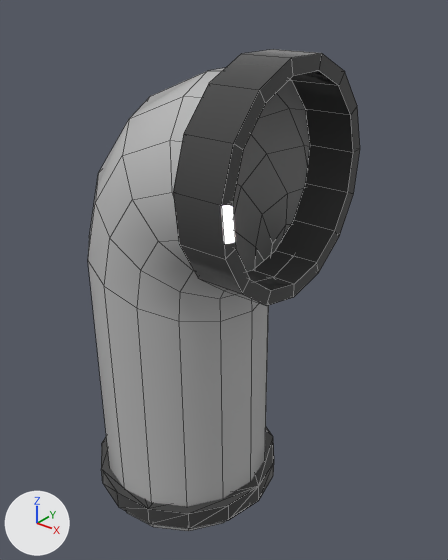
An edit to the FBX model Assets/CrowdMatch/Models/PipeB.fbx, drawn before and after from the same camera.
Camera for both pictures: a 50 mm camera at (0.876, -0.985, 0.704) aimed at (0.045, 0.053, 0.06). Lighting does not change. The marker at lower left points along +X, +Y and +Z. The older version comes first. Mesh edges are drawn as thin lines. Where no turn or scale is listed for an object, it has been applied to the vertices.

Objects in the first picture: 'Pipe01', 'Pipe02', 'Pipe03'.
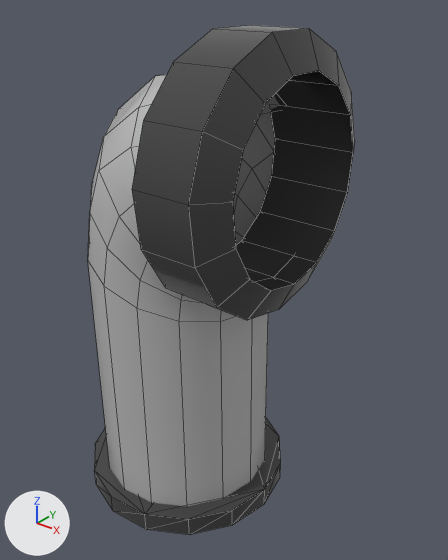
Location of each change, [x1, y1, x2, y2] in pixels of the pictures (448 x 560 px; the box of a moved part takes in the faces that stretch with it):
```json
{"object": "Pipe01", "change": "reshaped", "before": [88, 68, 310, 531], "after": [88, 74, 280, 506]}
{"object": "Pipe02", "change": "reshaped", "before": [173, 49, 360, 306], "after": [132, 25, 355, 320], "on screen": "19% wider, 15% taller"}
{"object": "Pipe03", "change": "reshaped", "before": [101, 427, 274, 529], "after": [94, 418, 281, 534], "on screen": "8% wider, 14% taller"}
{"part": 1, "of": "me_mesh_001", "change": "moved or reshaped", "before": [88, 71, 308, 322], "after": [88, 74, 280, 322]}
```

Scene script edits in JSON lines:
```json
{"block": "me_mesh_002", "where": "# used by ob_pipe03; location = (0.0, 0.0, 0.292)"}
{"op": "remove", "block": "me_mesh_002", "code": "me_mesh_002.from_pydata(...)  # 30 vertices, 43 faces; spans x -0.273..0.201, y -0.239..0.239, z -0.795..-0.745"}
{"op": "add", "block": "me_mesh_002", "code": "me_mesh_002.from_pydata(...)  # 30 vertices, 43 faces; spans x -0.291..0.219, y -0.257..0.257, z -0.795..-0.745"}
{"block": "me_mesh_002", "change": "me_mesh_002 part 2: the whole mesh is multiplied about its middle by the matrix ((1.075, 0.0, 0.0), (0.0, 1.075, 0.0), (0.0, 0.0, 1.0))"}
{"block": "me_mesh", "where": "# used by ob_pipe02; location = (0.0, 0.0, 0.292)"}
{"op": "remove", "block": "me_mesh", "code": "me_mesh.from_pydata(...)  # 60 vertices, 60 faces; spans x 0.167..0.273, y -0.239..0.239, z -0.183..0.292"}
{"op": "add", "block": "me_mesh", "code": "me_mesh.from_pydata(...)  # 60 vertices, 60 faces; spans x 0.073..0.273, y -0.279..0.279, z -0.224..0.331"}
{"block": "me_mesh", "change": "me_mesh part 3: 45 of 60 vertices moved; they spanned x 0.167..0.273, y -0.239..0.239, z -0.183..0.292 and now span x 0.073..0.238, y -0.279..0.279, z -0.224..0.331; mean shift (-0.062, 0.0, 0.0); largest move (0.167, 0.156, -0.083) -> (0.073, 0.156, -0.083)"}
{"block": "me_mesh_001", "where": "# used by ob_pipe01; location = (0.005, 0.0, 0.279)"}
{"op": "remove", "block": "me_mesh_001", "code": "me_mesh_001.from_pydata(...)  # 90 vertices, 75 faces; spans x -0.251..0.251, y -0.219..0.219, z -0.814..0.279"}
{"op": "add", "block": "me_mesh_001", "code": "me_mesh_001.from_pydata(...)  # 105 vertices, 90 faces; spans x -0.251..0.251, y -0.219..0.219, z -0.814..0.279"}
{"block": "me_mesh_001", "change": "me_mesh_001 part 1"}
{"block": "me_mesh_001", "change": "15 faces are deleted"}
{"block": "me_mesh_001", "change": "30 vertices move from x -0.193..0.18, y -0.219..0.219, z -0.189..0.205 to x -0.237..0.188, y -0.219..0.219, z -0.202..0.247"}
{"block": "me_mesh_001", "change": "15 vertices are added at x -0.177..0.17, y -0.219..0.219, z -0.168..0.167"}
{"block": "me_mesh_001", "change": "30 new faces join them"}
```
